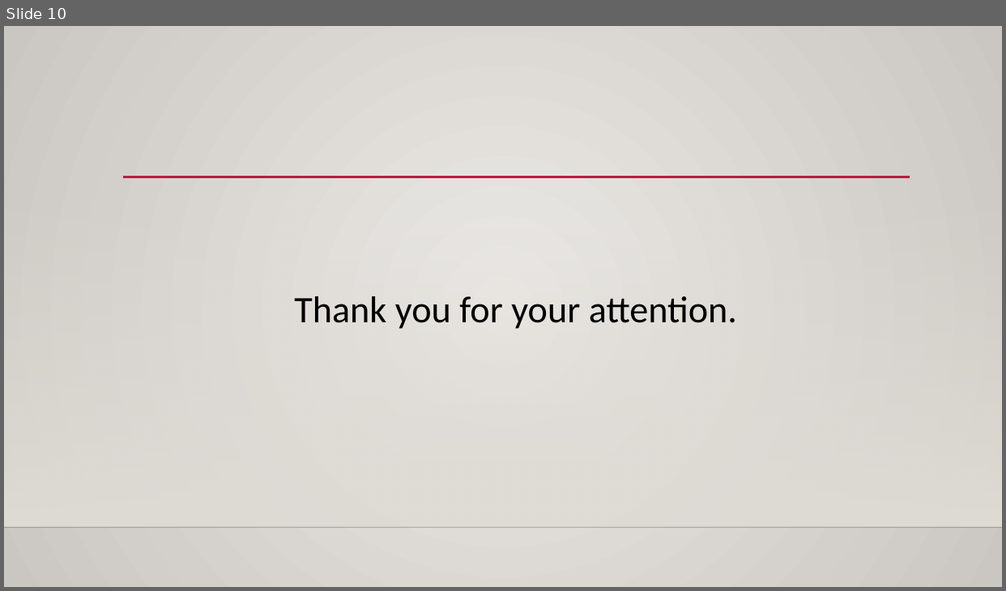
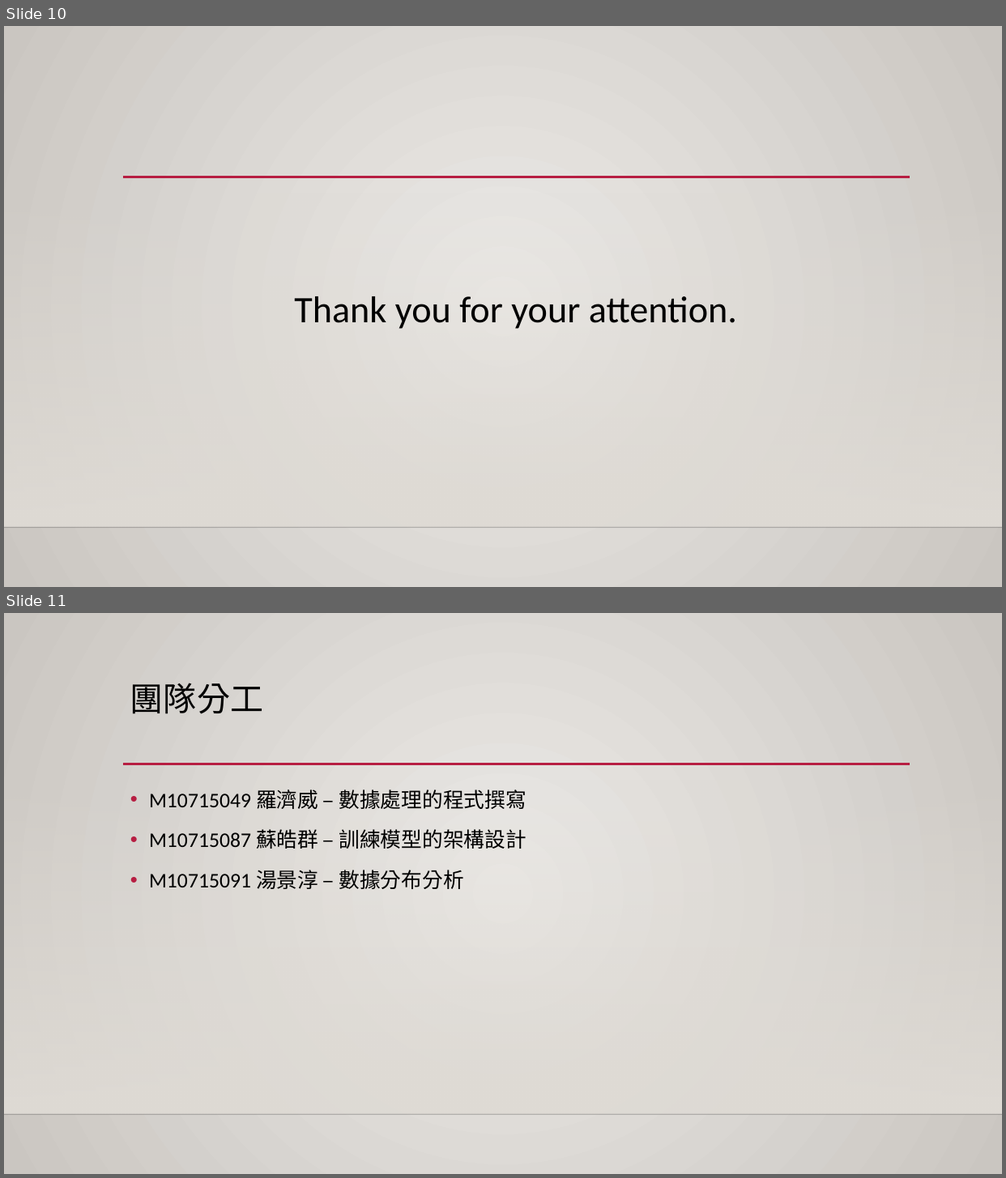
Before and after one commit to tping812/108-NN-homework2, a slide deck: M10715049/M10715049 - KDD期末報告.pptx. Shown one above the other, each under a label of ours: slide 10 before the commit, slides 10 and 11 after it. The pictures are 1006x591 and 1006x1178 pixels, drawn with LibreOffice and Linux fonts; fonts in the diff are those of the drawing; background and template pictures are left out. Boxes give left, top, right and bottom in pixels: in the first picture for what was removed or moved away, otherwise in the second. Text is boxed around its words. In the diff, an @@ line names an element or a change of style, - is before the commit and + after.

```diff
--- a/M10715049/M10715049 - KDD期末報告.pptx
+++ b/M10715049/M10715049 - KDD期末報告.pptx
@@ slide 11 added at [4, 613, 1002, 1174], background gradient #ECEAE7 to #CAC7C1; not listed: 3 template elements that a slide beside it also shows @@
@@ title added at [130, 683, 263, 714], 32 pt, text #000000 @@
+團隊分工
@@ text added at [149, 790, 526, 889], 20 pt, text #000000 @@
+• M10715049 羅濟威 – 數據處理的程式撰寫
+• M10715087 蘇皓群 – 訓練模型的架構設計
+• M10715091 湯景淳 – 數據分布分析
```
Also in this commit, not shown: 1 other slide added.
